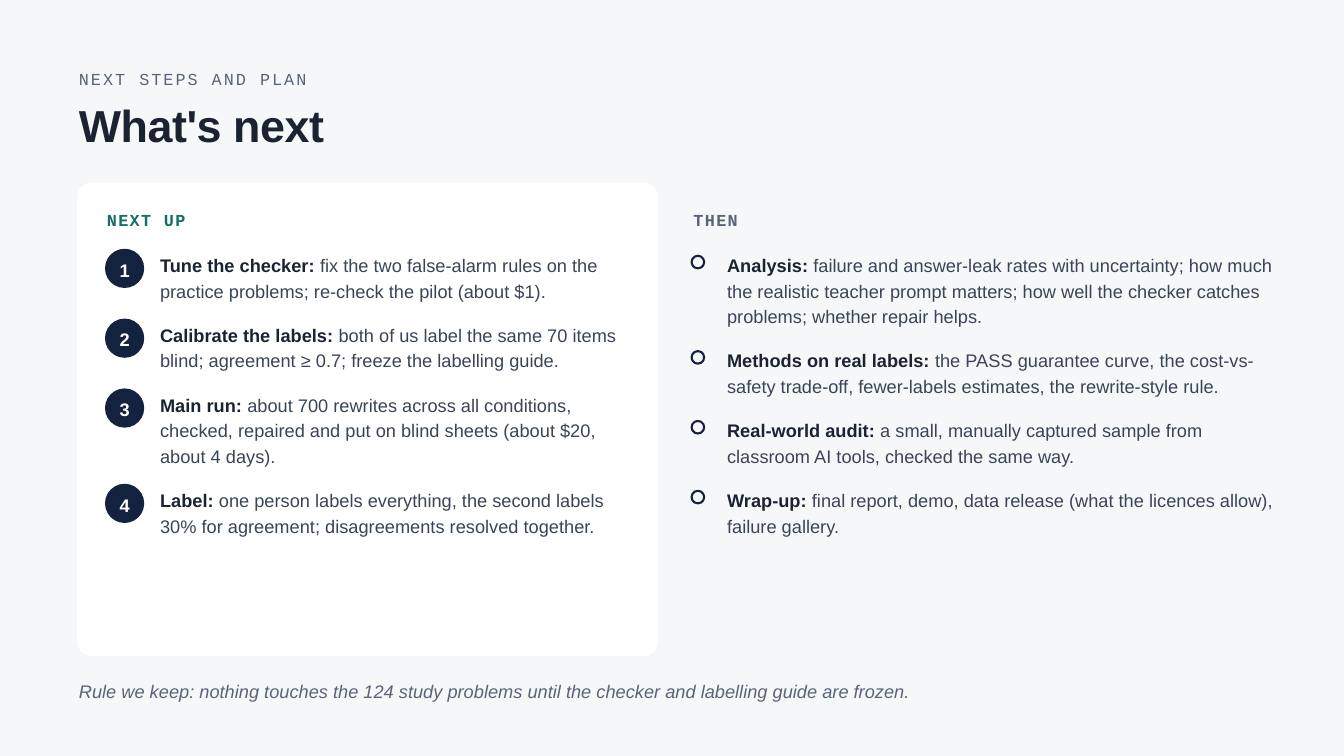
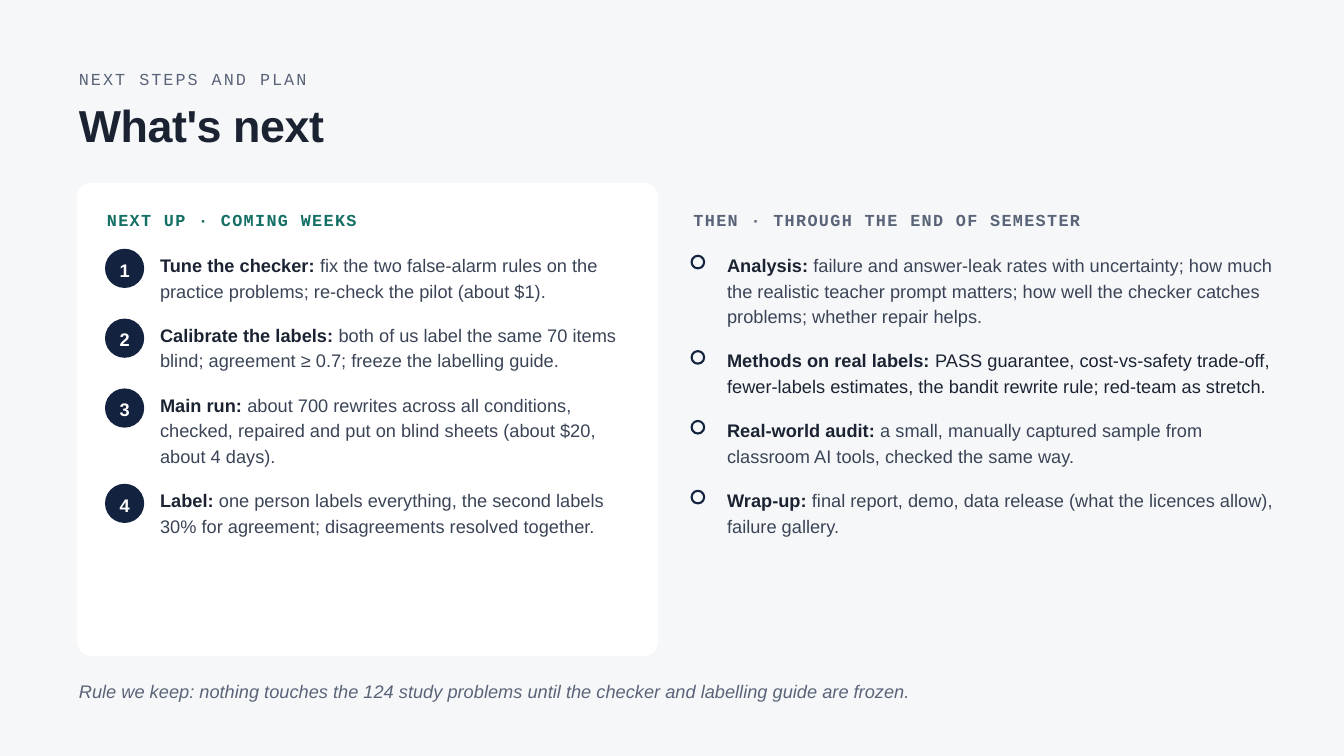
Before and after one commit to harshitaggarwal01/cs2880, a slide deck: slide 10 of docs/SafeAdapt-Math_updates_progress.pptx (slide 7 before the commit). Drawn at 1344x756 pixels with LibreOffice and Linux fonts; fonts in the diff are those of the drawing. Boxes give left, top, right and bottom in pixels: in the first picture for what was removed or moved away, otherwise in the second. Text is boxed around its words. In the diff, an @@ line names an element or a change of style, - is before the commit and + after.

Commit message:
Updates deck: add plain-vs-chunked, methods (incl. bandit) and final-outputs slides; pilot caveats; earlier-pilot finding

```diff
--- a/docs/SafeAdapt-Math_updates_progress.pptx
+++ b/docs/SafeAdapt-Math_updates_progress.pptx
@@ text at [107, 214, 357, 226]: text changed @@
-NEXT UP
+NEXT UP · COMING WEEKS
@@ text at [693, 215, 1080, 226]: text changed @@
-THEN
+THEN · THROUGH THE END OF SEMESTER
@@ text at [727, 353, 1270, 396]: text changed; text colour #3A4456 to #1B2333 @@
-Methods on real labels: the PASS guarantee curve, the cost-vs-safety trade-off, fewer-labels estimates, the rewrite-style rule.
+Methods on real labels: PASS guarantee, cost-vs-safety trade-off, fewer-labels estimates, the bandit rewrite rule; red-team as stretch.
```
Also in this commit, not shown: 3 other slides changed, 3 slides added, 1 other file.
